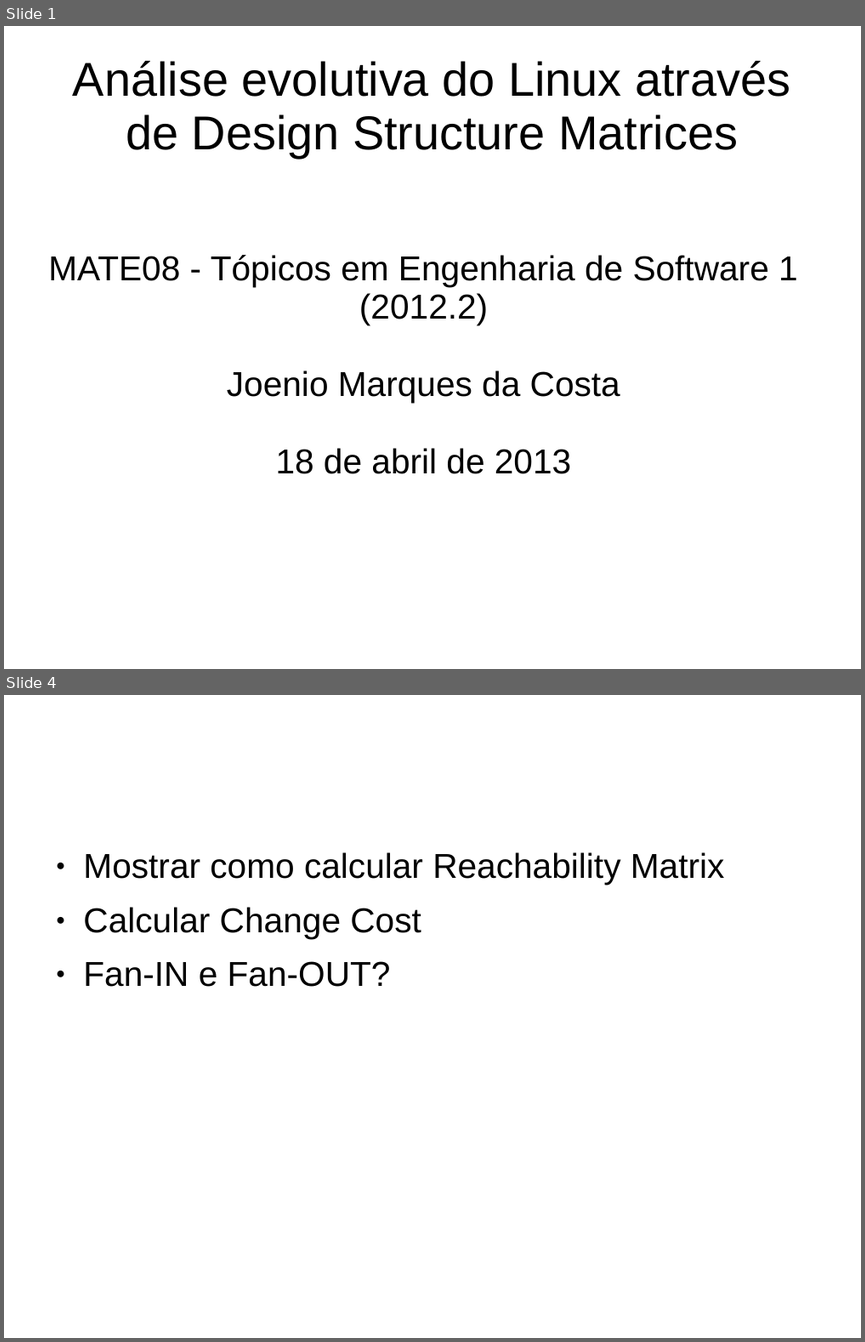
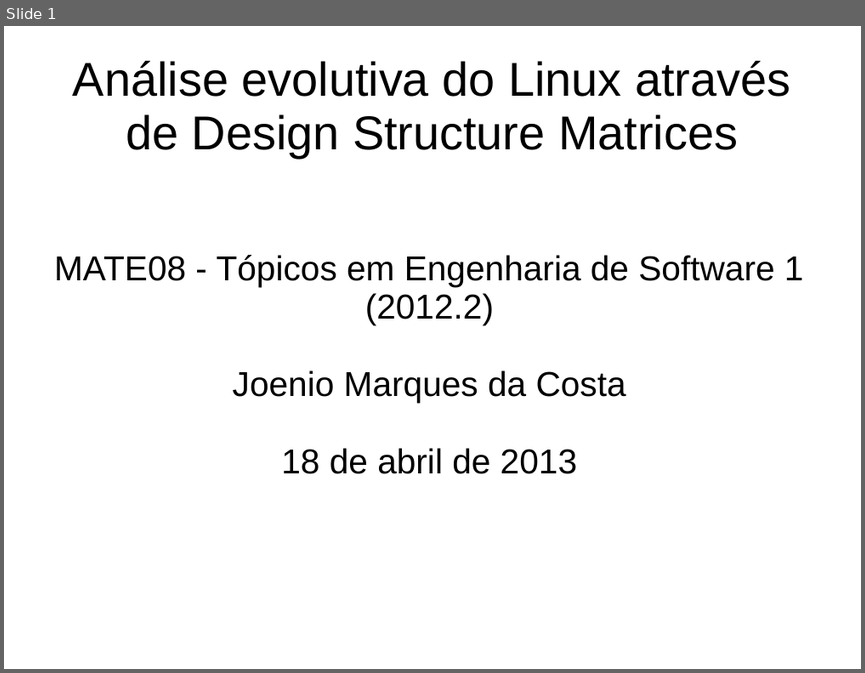
Before and after one commit to joenio/mestrado-ufba, a slide deck: MAT08/Trabalho/Relatorio/slides.ppt. Shown one above the other, each under a label of ours: slides 1 and 4 before the commit, slide 1 after it; the slides between them are not shown. The pictures are 865x1342 and 865x673 pixels, drawn with LibreOffice and Linux fonts; fonts in the diff are those of the drawing. Boxes give left, top, right and bottom in pixels: in the first picture for what was removed or moved away, otherwise in the second. Text is boxed around its words. In the diff, an @@ line names an element or a change of style, - is before the commit and + after.

```diff
--- a/MAT08/Trabalho/Relatorio/slides.ppt
+++ b/MAT08/Trabalho/Relatorio/slides.ppt
@@ slide 4 removed at [4,695,861,1338], background #FFFFFF @@
@@ text removed at [83,852,725,987] @@
-● Mostrar como calcular Reachability Matrix
-● Calcular Change Cost
-● Fan-IN e Fan-OUT?
@@ slide 1 changed as well @@
@@ subtitle "MATE08 - Tópicos em Engenharia ..." at [54,255,804,474]: indent changed @@
```
Also in this commit, not shown: 9 slides added, 8 other slides removed, 5 other files.
